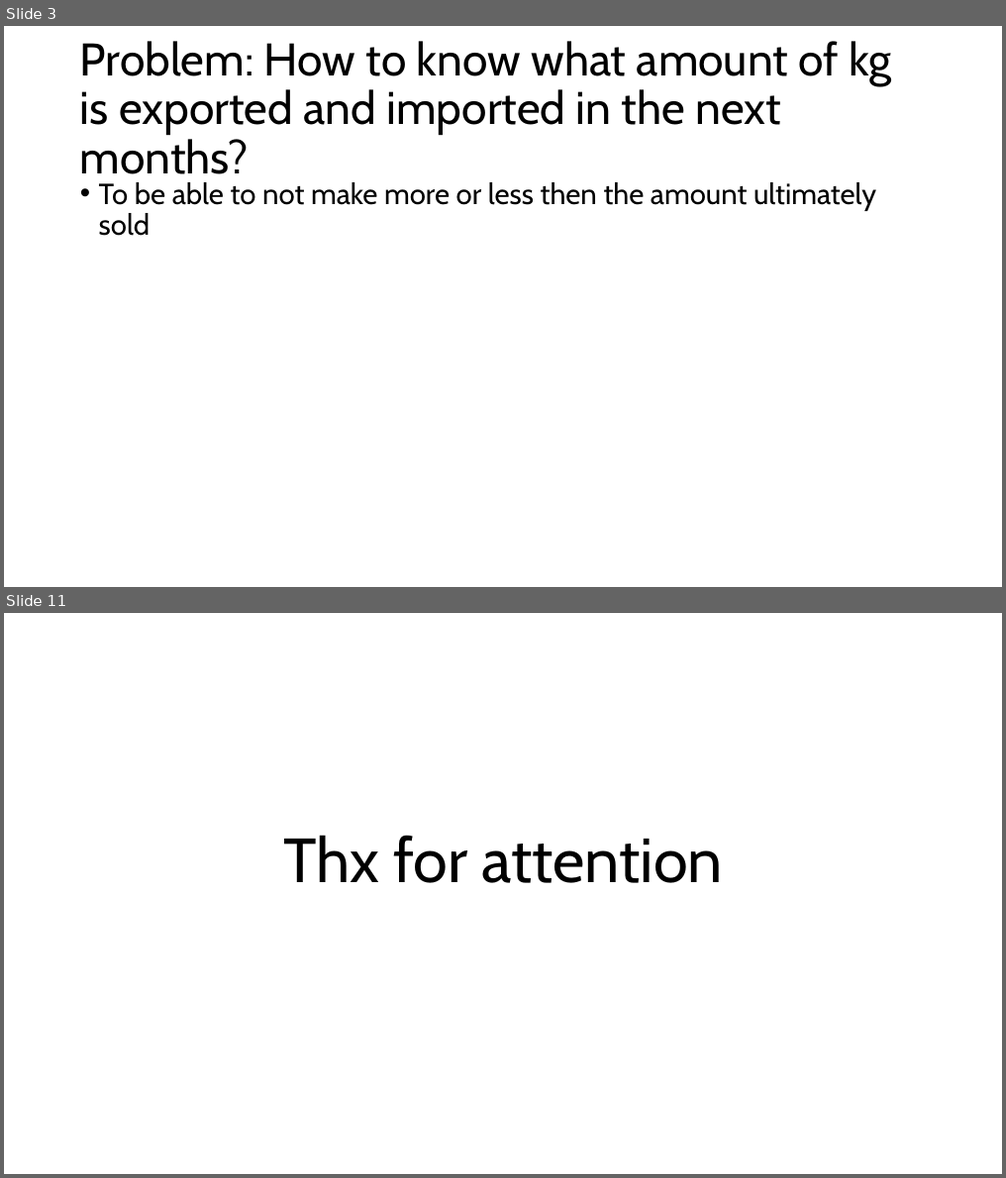
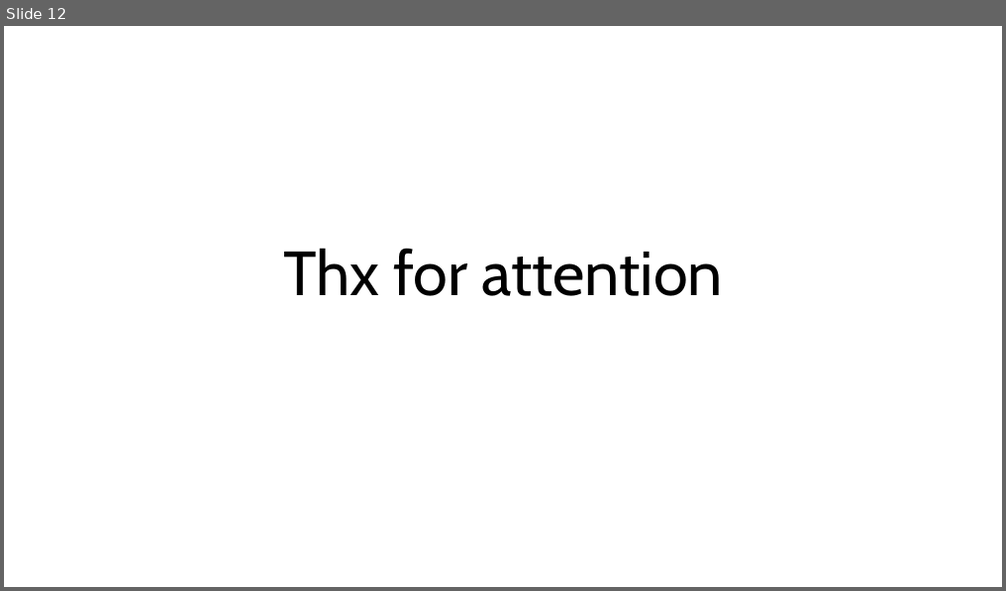
Before and after one commit to andreasranzmaier/TIS3-Fitzgerald, a slide deck: PitchDeck.pptx. Shown one above the other, each under a label of ours: slides 3 and 11 before the commit, slide 12 after it; the slides between them are not shown. The pictures are 1006x1178 and 1006x591 pixels, drawn with LibreOffice and Linux fonts; fonts in the diff are those of the drawing. Boxes give left, top, right and bottom in pixels: in the first picture for what was removed or moved away, otherwise in the second. Text is boxed around its words. In the diff, an @@ line names an element or a change of style, - is before the commit and + after.

```diff
--- a/PitchDeck.pptx
+++ b/PitchDeck.pptx
@@ slide 3 removed at bbox=[4, 26, 1002, 587], background #FFFFFF @@
@@ title removed at bbox=[80, 41, 891, 184] @@
-Problem: How to know what amount of kg is exported and imported in the next months?
@@ text removed at bbox=[99, 182, 876, 236] @@
-• To be able to not make more or less then the amount ultimately sold
@@ what was slide 11 is now slide 12 @@
```
Also in this commit, not shown: 5 slides changed, 6 slides added, 4 other slides removed.
